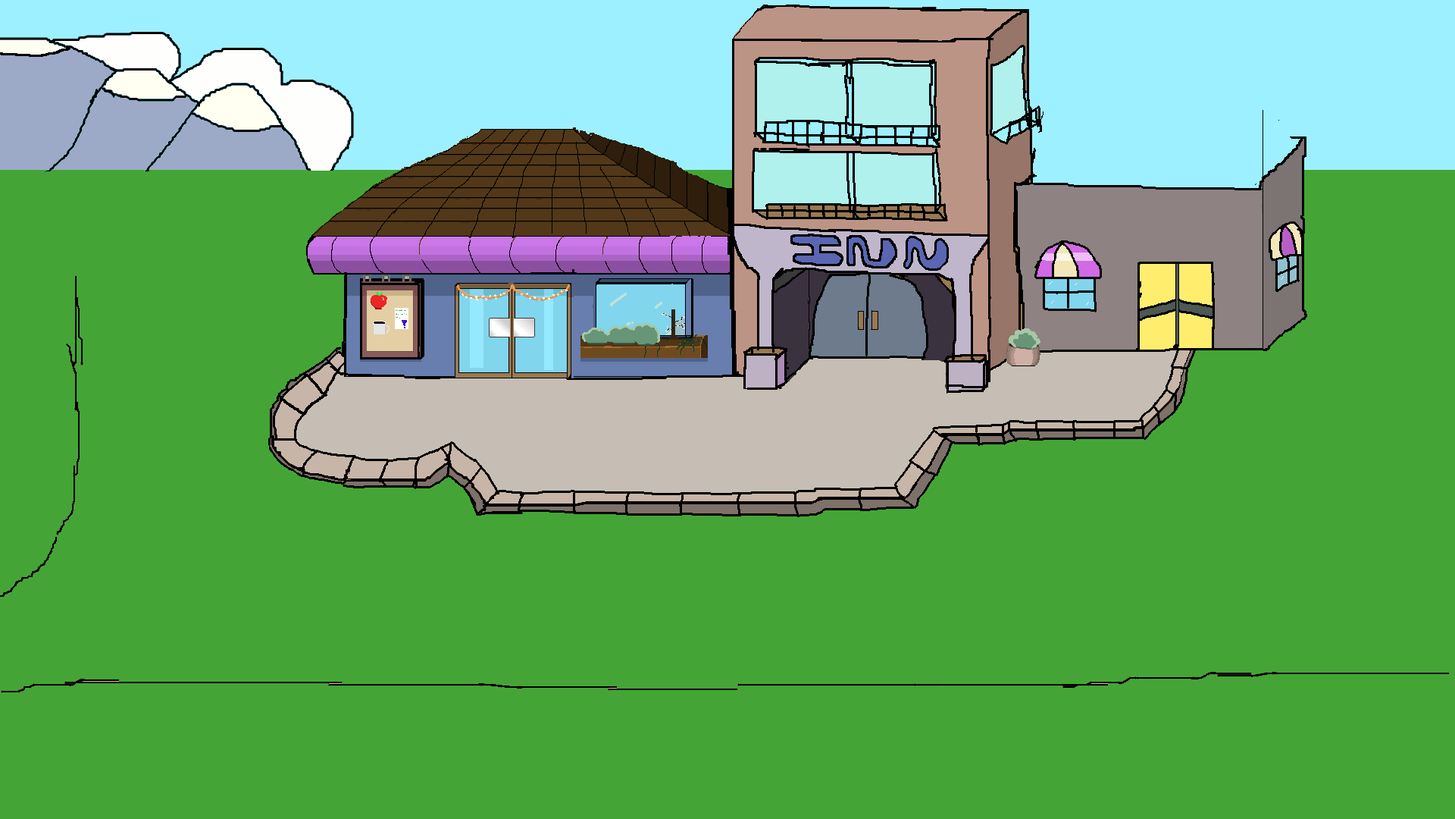
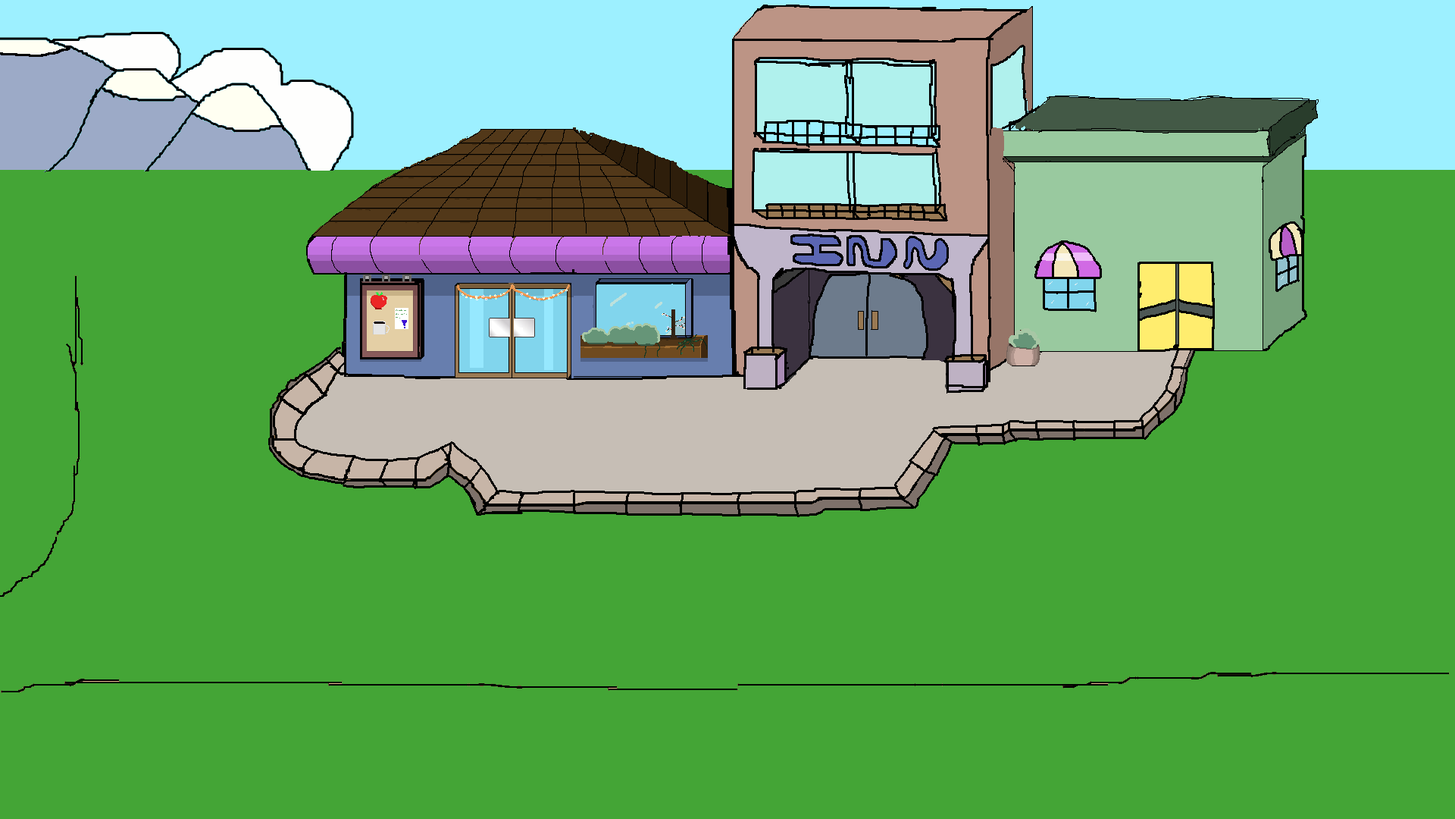
Layers edited between the first and the second 1455 x 819 image:
painted on "Background" over [991,6,1319,353]
